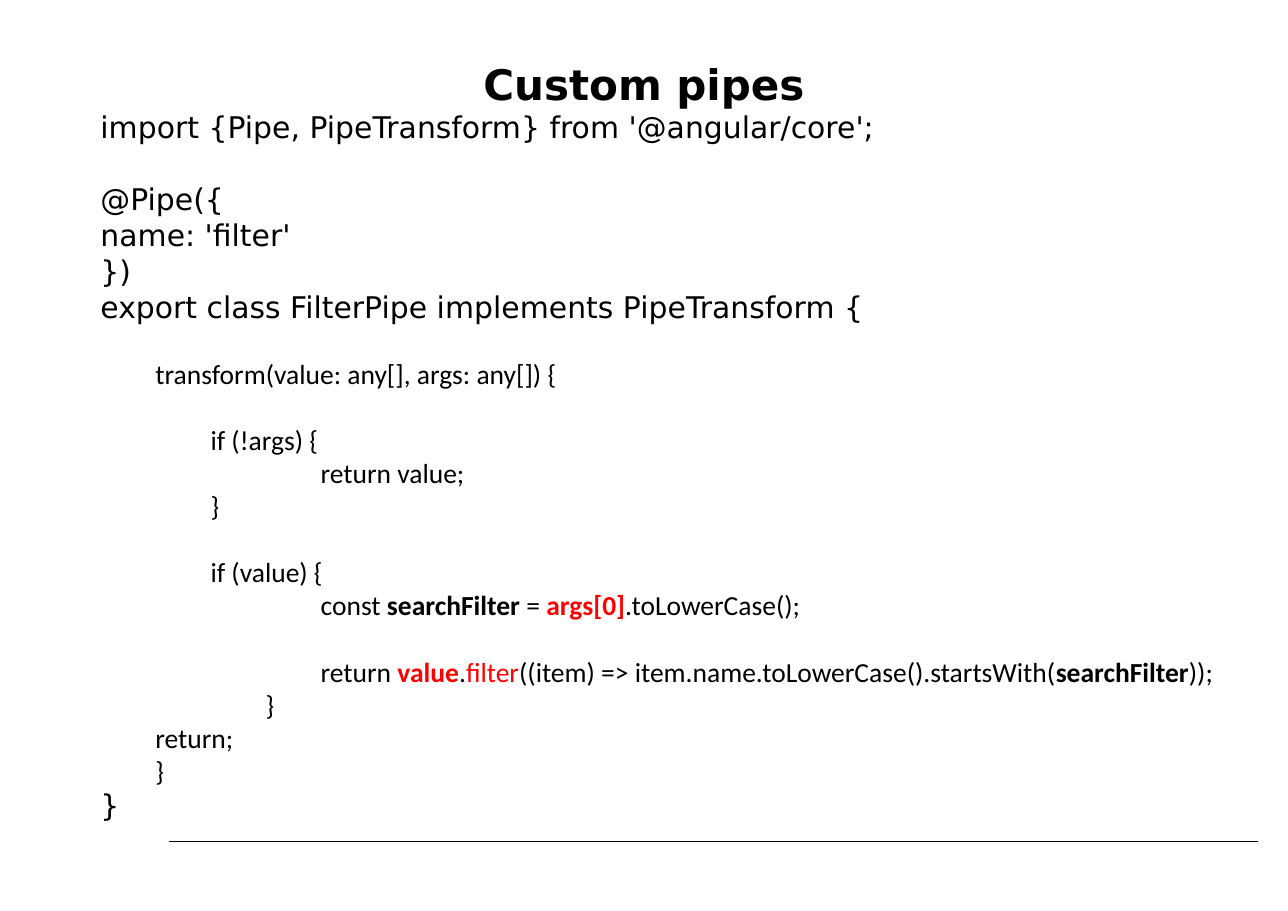
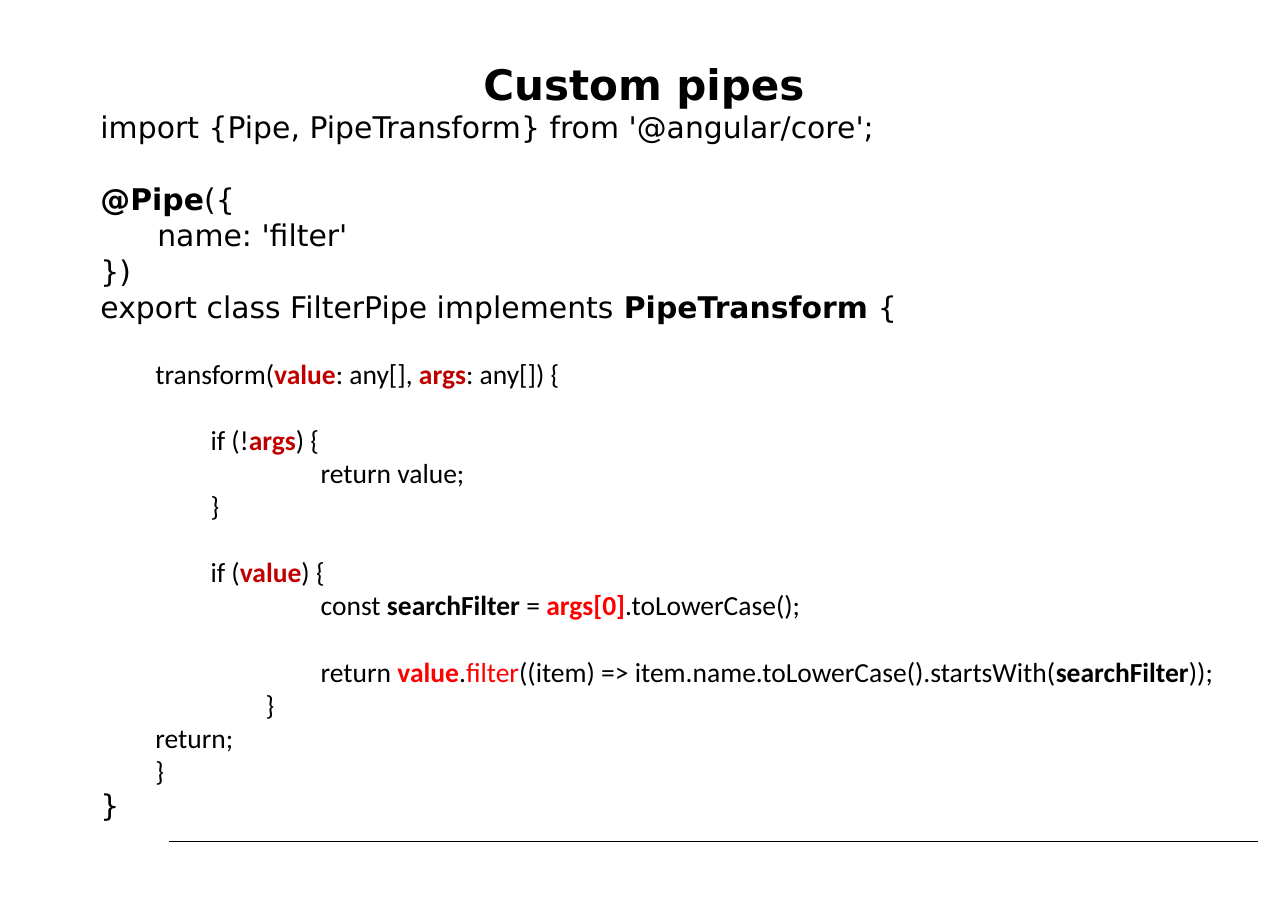
Before and after one commit to petereijgermans11/workshop-angular7, a slide deck: slide 32 of PPT/05- Angular Routing.pptx. Drawn at 1288x911 pixels with LibreOffice and Linux fonts; fonts in the diff are those of the drawing. Boxes give left, top, right and bottom in pixels: in the first picture for what was removed or moved away, otherwise in the second. Text is boxed around its words. In the diff, an @@ line names an element or a change of style, - is before the commit and + after.

```diff
--- a/PPT/05- Angular Routing.pptx
+++ b/PPT/05- Angular Routing.pptx
@@ text at (100, 187, 868, 586): bold on in "@Pipe({", "PipeTransform", "transform(value: args:", "(!args)" and 1 more places; text colour #000000 to #C00000 in "transform(value: args:", "(!args)", "(value)" @@
```
Also in this commit, not shown: 1 other slide changed, 2 other files.
